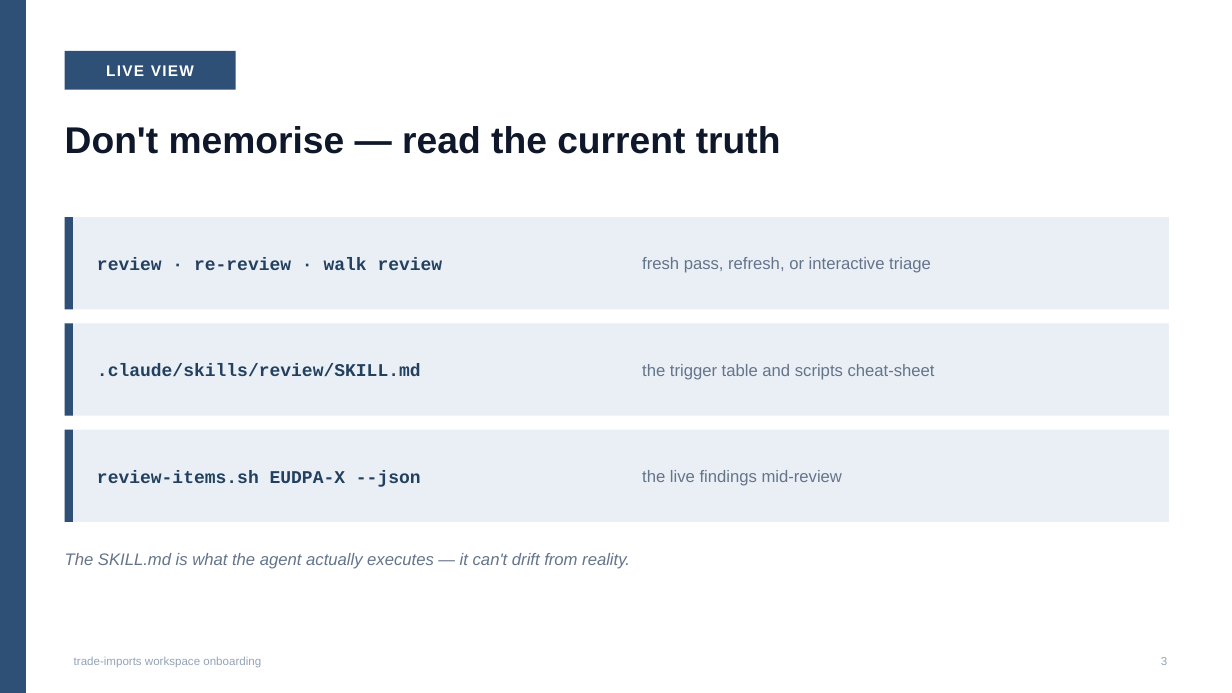
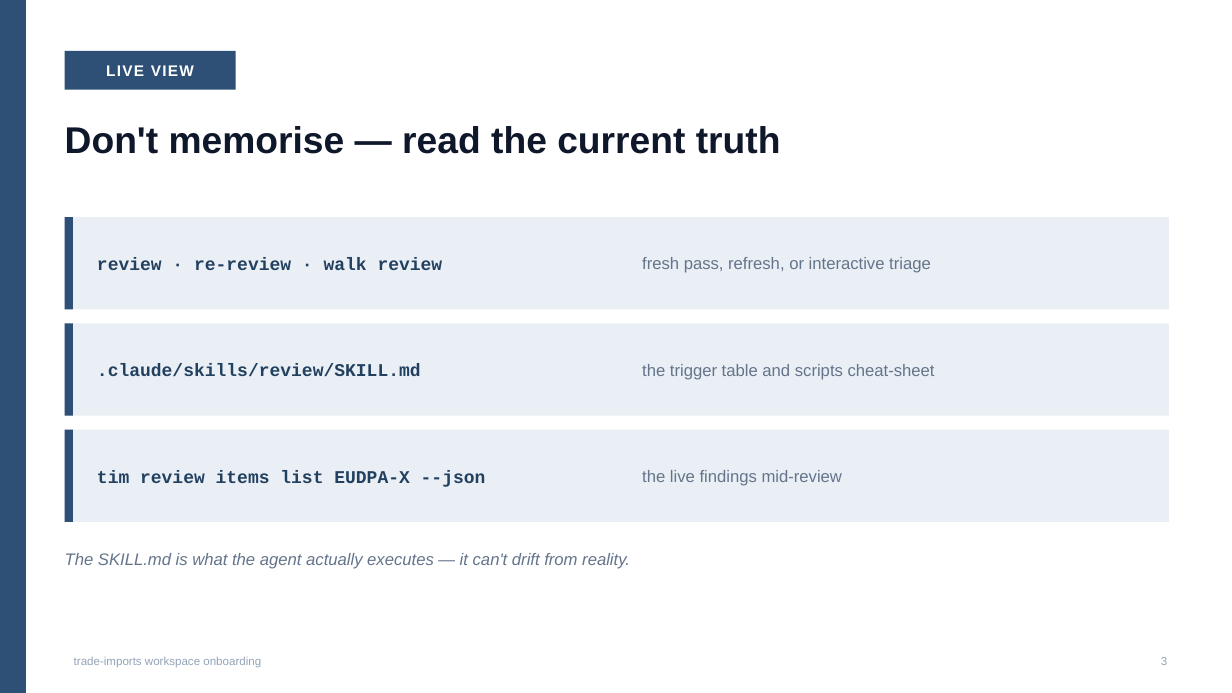
Before and after one commit to DEFRA/trade-imports-workspace, a slide deck: slide 3 of docs/onboarding/03-review.pptx. Drawn at 1232x693 pixels with LibreOffice and Linux fonts; fonts in the diff are those of the drawing. Boxes give left, top, right and bottom in pixels: in the first picture for what was removed or moved away, otherwise in the second. Text is boxed around its words. In the diff, an @@ line names an element or a change of style, - is before the commit and + after.

```diff
--- a/docs/onboarding/03-review.pptx
+++ b/docs/onboarding/03-review.pptx
@@ text at [97, 470, 486, 487]: text changed @@
-review-items.sh EUDPA-X --json
+tim review items list EUDPA-X --json
```
Also in this commit, not shown: 37 other files.
